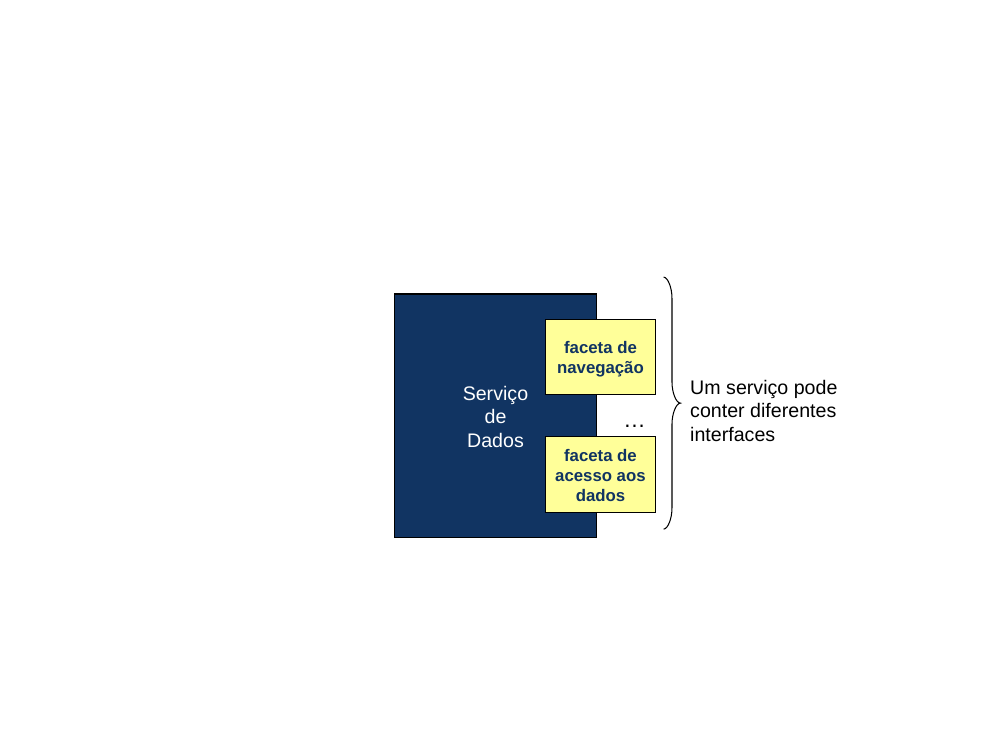
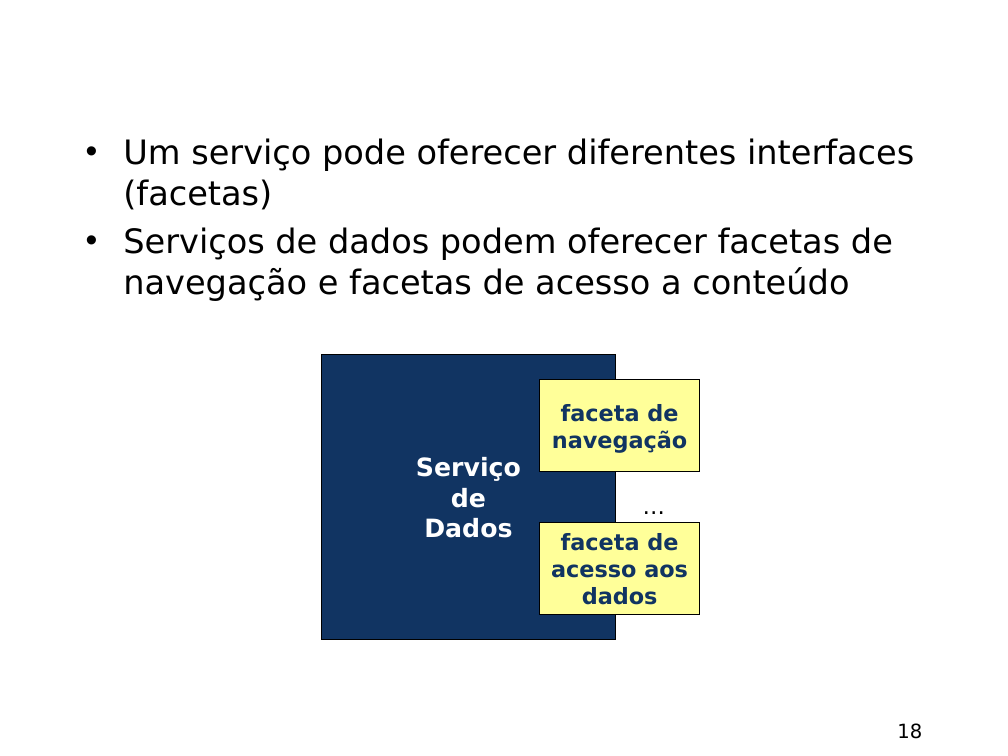
Before and after one commit to amadeubarbosa/openbus-core, a slide deck: slide 18 of docs/apresentacao/OpenBUS.ppt (slide 14 before the commit). Drawn at 1008x756 pixels with LibreOffice and Linux fonts; fonts in the diff are those of the drawing; background and template pictures are left out. Boxes give left, top, right and bottom in pixels: in the first picture for what was removed or moved away, otherwise in the second. Text is boxed around its words. In the diff, an @@ line names an element or a change of style, - is before the commit and + after.

```diff
--- a/docs/apresentacao/OpenBUS.ppt
+++ b/docs/apresentacao/OpenBUS.ppt
@@ text added at [123, 138, 914, 301], 24 pt, text #000000 @@
+• Um serviço pode oferecer diferentes interfaces (facetas)
+• Serviços de dados podem oferecer facetas de navegação e facetas de acesso a conteúdo
@@ freeform shape removed at [663, 277, 680, 529] @@
@@ rectangle "Serviço de Dados": place and size @@
-rectangle "Serviço de Dados" at [395, 294, 597, 538]
+rectangle "Serviço de Dados" at [322, 355, 616, 640]
@@ rectangle "Serviço de Dados" at [322, 355, 616, 640]: size 14 to 18 pt, font Arial to DejaVu Sans, bold on @@
@@ rectangle "faceta de": place and size @@
-rectangle "faceta de" at [546, 320, 655, 395]
+rectangle "faceta de" at [540, 380, 700, 473]
@@ rectangle "faceta de" at [540, 380, 700, 473]: size 12 to 16 pt, font Arial to DejaVu Sans @@
@@ text removed at [690, 379, 838, 442] @@
-Um serviço pode
-conter diferentes
-interfaces
@@ text "…": place and size @@
-text "…" at [614, 400, 656, 437]
+text "…" at [633, 487, 670, 524]
@@ text "…" at [633, 487, 670, 524]: font Arial to DejaVu Sans @@
@@ rectangle "faceta de" at [540, 522, 700, 615]: size 12 to 16 pt, font Arial to DejaVu Sans @@
@@ rectangle "faceta de": place and size @@
-rectangle "faceta de" at [546, 436, 655, 512]
+rectangle "faceta de" at [540, 522, 700, 615]
@@ page number added at [897, 723, 922, 739], 14 pt, text #000000 @@
+18
```
Also in this commit, not shown: 22 other slides changed, 4 slides added, 1 slide removed.
